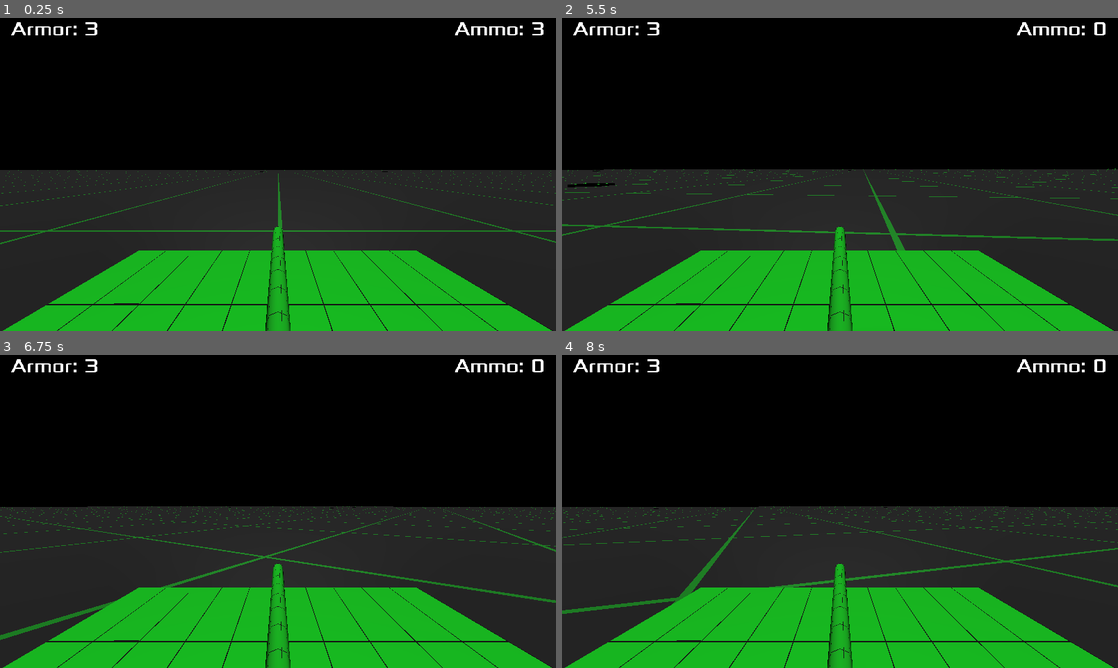
Above: before the commit, frames 1-4 (two rows, left to right).
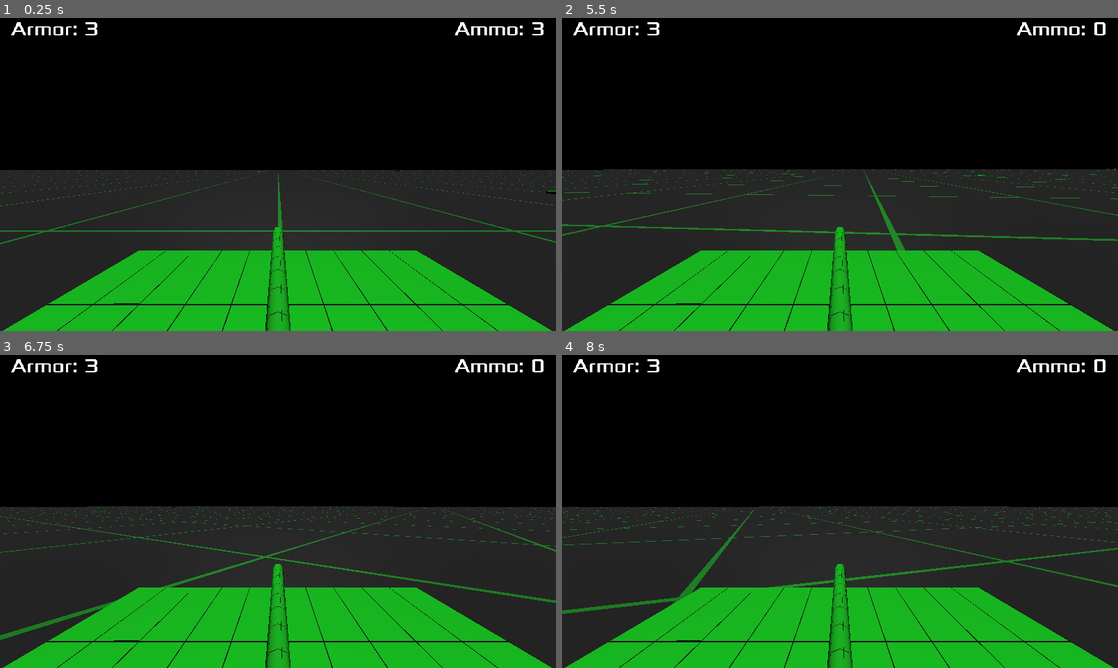
Above: after the commit, the same moments.

Repository: Kromey/spectre
Game: Godot game, scene res://Main.tscn
Same seed, same stepped clock (60 frames per second), same inputs: the game is played once before the commit and once after it.
Inputs:
- Up to frame 1 (0.25 s): no input
- Up to frame 2 (5.5 s): hold D (movement_right) 0.53-1.28 s; hold Space (action_shoot) 0.53-1.28 s; hold S (movement_backward) 1.28-2.03 s; tap Space (action_shoot) at 1.35, 2.85, 4.35 s; hold D (movement_right) 2.03-2.78 s; hold Space (action_shoot) 2.03-2.78 s; hold W (movement_forward) 2.78-3.53 s; hold Space (action_shoot) 3.53-4.28 s; hold A (movement_left) 3.53-5.03 s; hold S (movement_backward) from 5.03 s (still down); hold Space (action_shoot) from 5.03 s (still down)
- Up to frame 3 (6.75 s): release S (movement_backward) at 5.78 s; release Space (action_shoot) at 5.78 s; hold D (movement_right) 5.78-6.53 s; tap Space (action_shoot) at 5.85 s; hold W (movement_forward) from 6.53 s (still down); hold Space (action_shoot) from 6.53 s (still down)
- Up to frame 4 (8 s): release W (movement_forward) at 7.28 s; release Space (action_shoot) at 7.28 s; hold D (movement_right) from 7.28 s (still down); tap Space (action_shoot) at 7.35 s

The runs differ from the first frame. In frame 1, less than 0.1% of the frame differs, in the area x 34-100%, y 48-57%; in frame 2, 0.1%, in the area x 1-78%, y 48-55%; in frame 3, less than 0.1%; in frame 4, less than 0.1%.

Commit message:
Respawn pickups on pickup

Diff:
--- a/ArmorPickup.tscn
+++ b/ArmorPickup.tscn
@@ -45,7 +45,7 @@
 }
 
 [node name="ArmorPickup" type="Spatial"]
-transform = Transform( 0.798472, 0, -0.479444, 0, 0.931356, 0, 0.479444, 0, 0.798472, 0, 0.05, 0 )
+transform = Transform( -0.800235, 0, 0.474879, 0, 0.93053, 0, -0.474879, 0, -0.800235, 0, 0.05, 0 )
 script = ExtResource( 2 )
 
 [node name="Area" type="Area" parent="."]
--- a/Main.gd
+++ b/Main.gd
@@ -34,12 +34,20 @@
 		_e = tank.connect("dead", self, "tank_death")
 
 	for _i in 35:
-		var x = rng.randf_range(-90, 90)
-		var z = rng.randf_range(-90, 90)
+		spawn_pickup(ArmorPickup)
 
-		var pickup = ArmorPickup.instance()
-		pickup.translate(Vector3(x, 0, z))
-		add_child(pickup)
+func spawn_pickup(scene):
+	print("Spawning pickup...")
+	var rng = RandomNumberGenerator.new()
+	rng.randomize()
+
+	var x = rng.randf_range(-90, 90)
+	var z = rng.randf_range(-90, 90)
+
+	var pickup = scene.instance()
+	pickup.translate(Vector3(x, 0, z))
+	add_child(pickup)
+	pickup.connect("tree_exiting", self, "spawn_pickup", [scene])
 
 # Pretty hacky, but calling this at game start ensures all our materials get
 # compiled and eliminates "first-shot lag"
